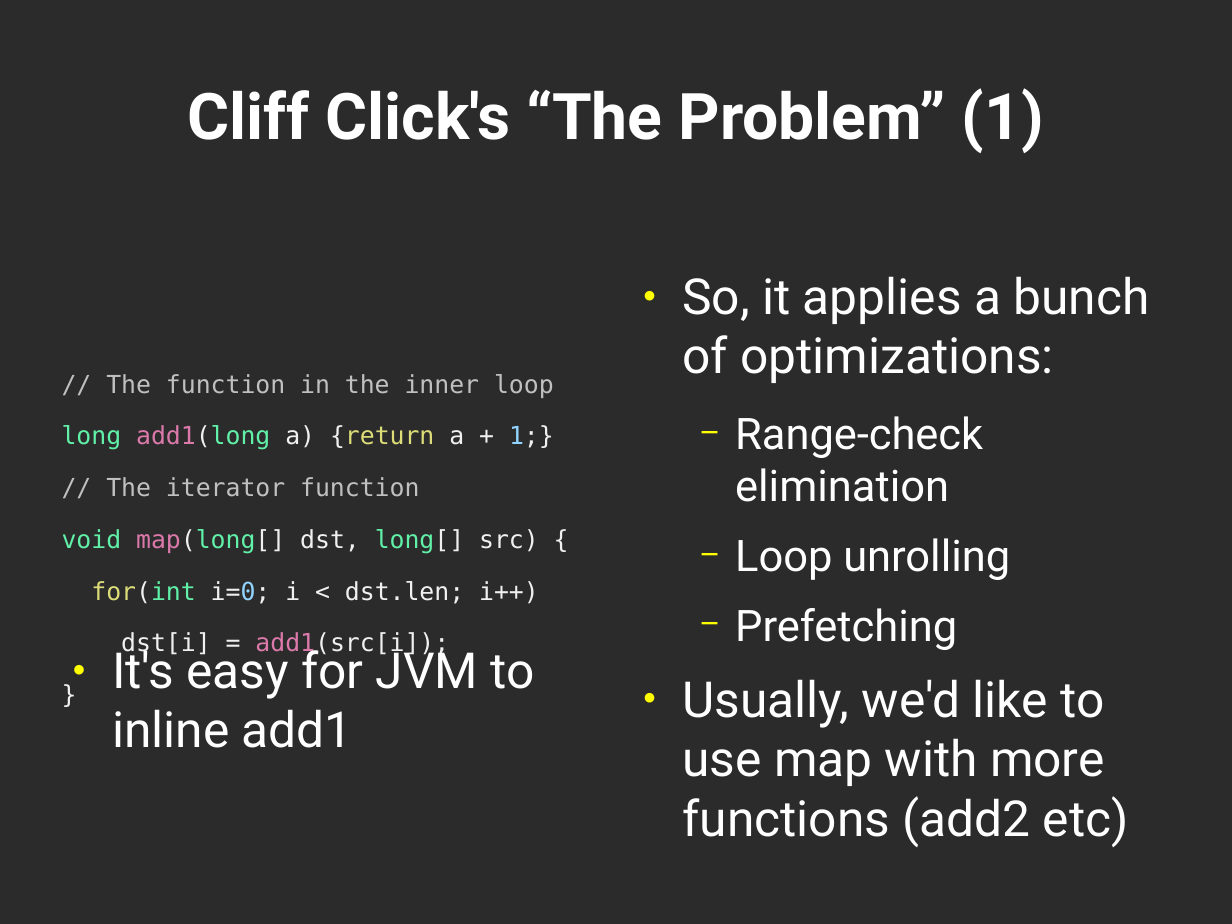
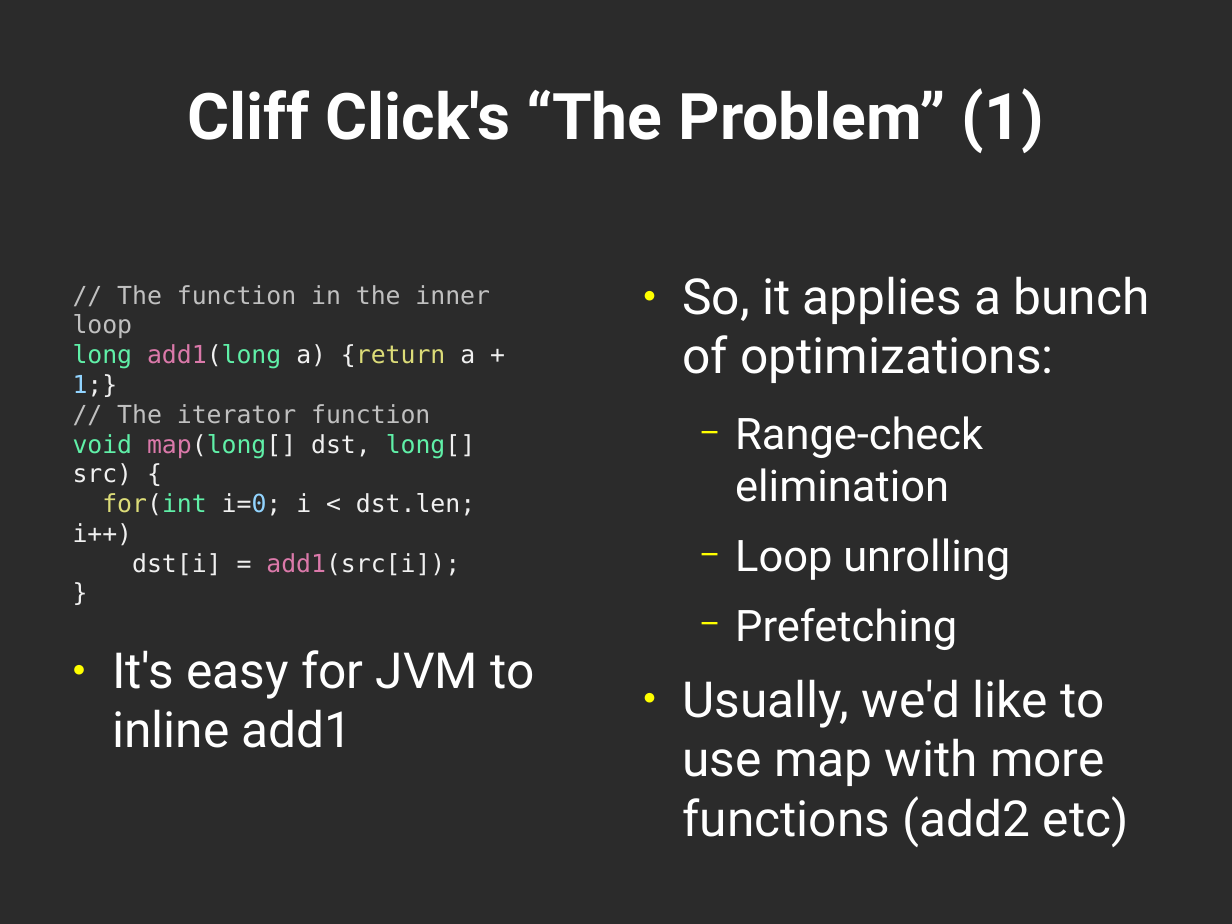
Before and after one commit to geo-kollias/msc-thesis-tex, a slide deck: slide 3 of geokollias_msc_thesis_pres.odp. Drawn at 1232x924 pixels with LibreOffice and Linux fonts; fonts in the diff are those of the drawing; background and template pictures are left out; a plain dark background stands for a picture behind light text. Boxes give left, top, right and bottom in pixels: in the first picture for what was removed or moved away, otherwise in the second. Text is boxed around its words. In the diff, an @@ line names an element or a change of style, - is before the commit and + after.

Commit message:
moved all code listings to text boxes

```diff
--- a/geokollias_msc_thesis_pres.odp
+++ b/geokollias_msc_thesis_pres.odp
@@ text "// The function in the ...": place and size @@
-text "// The function in the ..." at [62,374,554,658]
+text "// The function in the ..." at [73,285,490,576]
@@ text "// The function in the ..." at [73,285,490,576]: less space between paragraphs @@
```
Also in this commit, not shown: 8 other slides changed.
